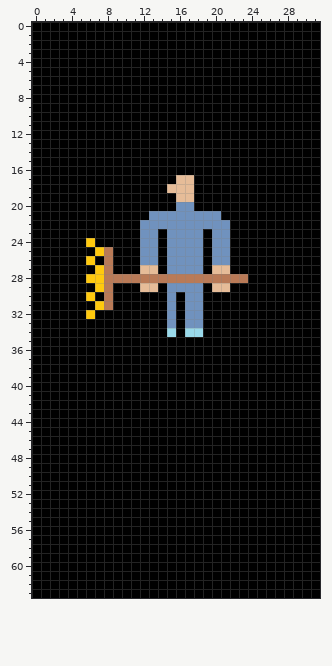
Two states of a pixel-art sprite, images/janitor_sprite.png. The picture above was drawn from the file before the commit.
The file is 32x64 pixels.
Once edited:
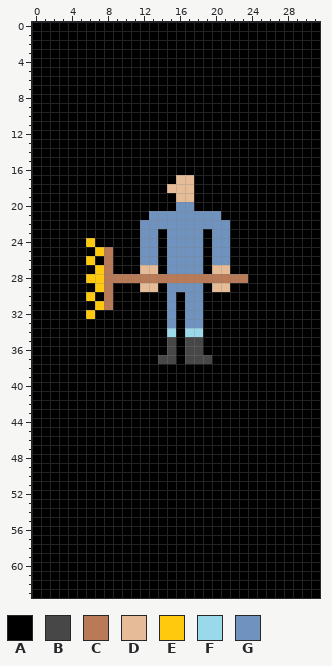
Palette (. is transparent): A #000000  B #474747  C #b97a57  D #e6bc98  E #ffc90e  F #99d9ea  G #7092be
What changed:
{"y":35,"x":15,"old":"A","new":"B"}
{"y":35,"x":17,"old":"AA","new":"BB"}
{"y":36,"x":15,"old":"A","new":"B"}
{"y":36,"x":17,"old":"AA","new":"BB"}
{"y":37,"x":14,"old":"AA","new":"BB"}
{"y":37,"x":17,"old":"AAA","new":"BBB"}
{"label":"changed","picture_box":[158,337,212,364]}
